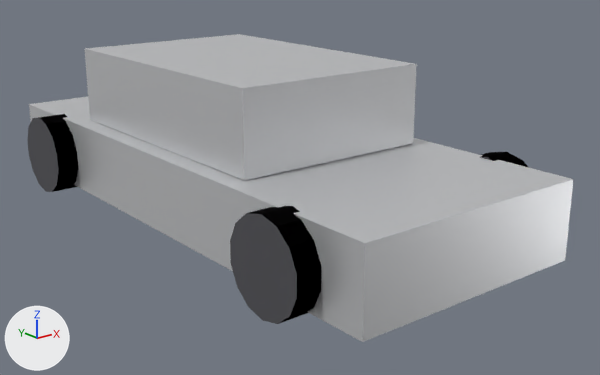
Renders of the glTF model rentos/public/models/sedan.glb from each side of a commit.
Before and after are seen from a 50 mm lens placed at (-3.58, -5.04, 2.13), pointed at (0.2, -0.31, 0.24). Every picture has the same lights, and +X, +Y and +Z are marked at lower left. The picture after the commit comes second. Vertices at exactly the same position are counted once.

Names of what the first picture shows: 'sedan'.
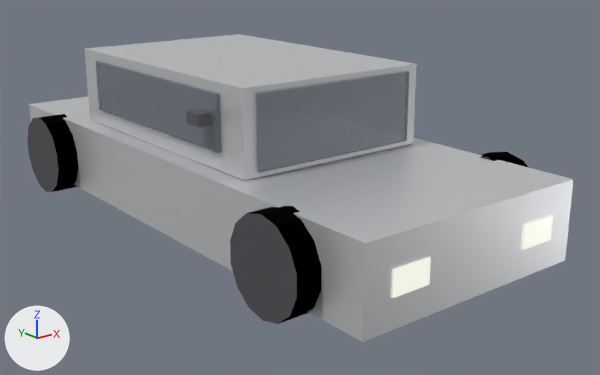
Pixel boxes (x1, y1, x2, y2) of what changed, in the pictures (600 x 375 px):
part 1 of me_mesh_0, added: after (256, 71, 409, 173)
part 2 of me_mesh_0, added: after (96, 61, 222, 153)
part 3 of me_mesh_0, added: after (391, 257, 431, 298)
part 4 of me_mesh_0, added: after (521, 215, 553, 250)
part 5 of me_mesh_0, added: after (186, 109, 212, 127)

The edits, one by one:
Material 'headlight' (mat_headlight) is new.
Its base color is (0.96, 0.97, 0.9) (white #fafcf3).
Its roughness is 0.3.
Its emission color is (0.5, 0.5, 0.42) (grey #bcbcad).
Its emission strength is 1.0.
Material 'taillight' (mat_taillight) is new.
Its base color is (0.7, 0.08, 0.07) (red #da504b).
Its roughness is 0.3.
Its emission color is (0.35, 0.02, 0.02) (red #a02727).
Its emission strength is 1.0.
Material 'trim' (mat_trim) is new.
Its base color is (0.12, 0.12, 0.13) (dark grey #616165).
Its metallic is 0.3.
Its roughness is 0.6.
Material 'glass' (mat_glass) is new.
Its base color is (0.15, 0.2, 0.25) (greyish blue #6c7c89).
Its metallic is 0.2.
Its roughness is 0.1.
Its alpha is 0.6.
me_mesh_0 is used by ob_sedan; location (0.0, 0.0, 0.0).
me_mesh_0 had 136 vertices, 248 faces and spanned x -1.06..1.06, y -2.2..2.2, z 0.0..1.21.
me_mesh_0 now has 216 vertices, 368 faces and spans x -1.06..1.06, y -2.21..2.21, z 0.0..1.21.
me_mesh_0 part 1: a new loose piece, a box spanning x -0.65..0.65, y -0.98..-0.92, z 0.67..1.17, in mat_glass (greyish blue #6c7c89).
me_mesh_0 part 2: a new loose piece, a box spanning x -0.78..-0.74, y -0.7..1.0, z 0.76..1.14, in mat_glass (greyish blue #6c7c89).
me_mesh_0 part 3: a new loose piece, a box spanning x -0.69..-0.41, y -2.21..-2.13, z 0.27..0.43, in mat_headlight (white #fafcf3, glowing grey #bcbcad).
me_mesh_0 part 4: a new loose piece, a box spanning x 0.41..0.69, y -2.21..-2.13, z 0.27..0.43, in mat_headlight (white #fafcf3, glowing grey #bcbcad).
me_mesh_0 part 5: a new loose piece, a box spanning x -0.9..-0.8, y -0.67..-0.53, z 0.94..1.02, in mat_trim (dark grey #616165).
Other edits to the shape of me_mesh_0 do not show in these pictures.
me_mesh_0 gains material mat_glass (greyish blue #6c7c89).
me_mesh_0 gains material mat_headlight (white #fafcf3, glowing grey #bcbcad).
me_mesh_0 gains material mat_taillight (red #da504b, glowing red #a02727).
me_mesh_0 gains material mat_trim (dark grey #616165).
